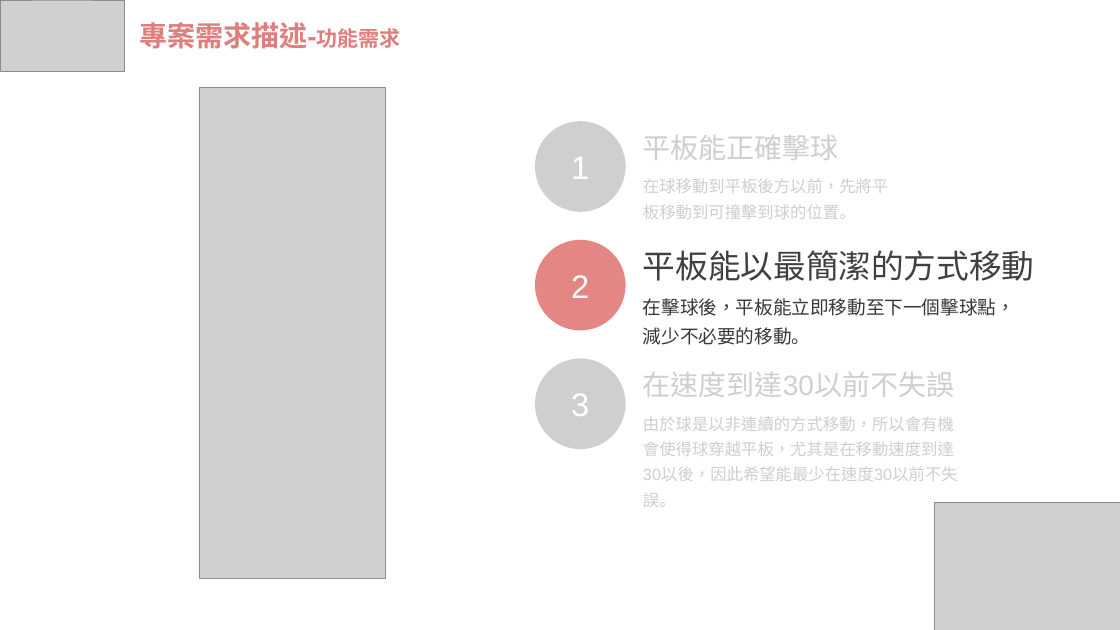
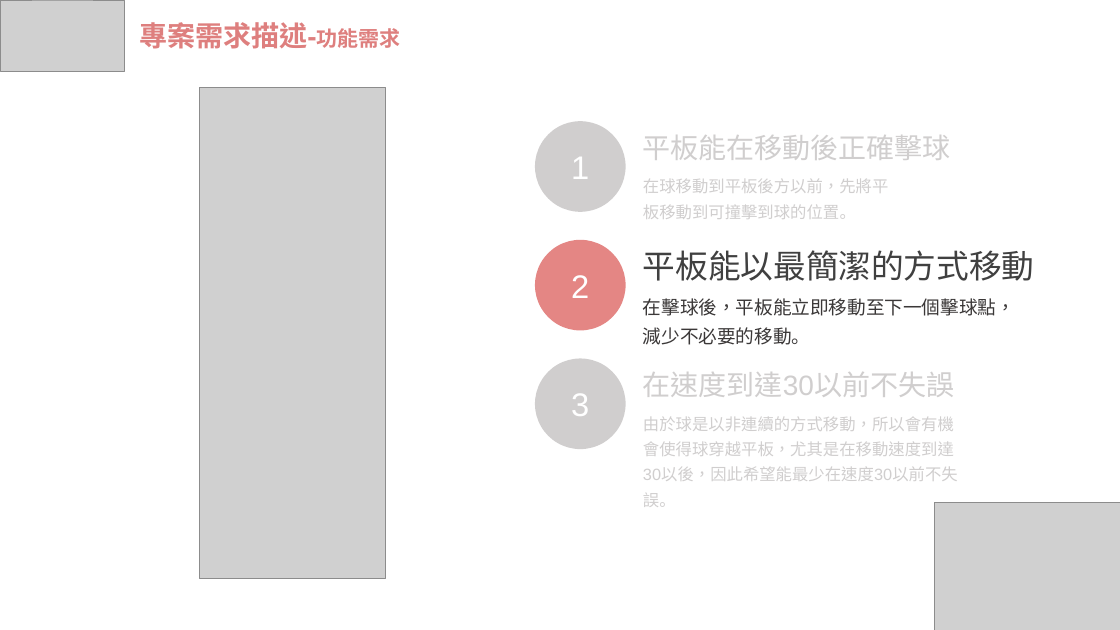
Before and after one commit to wasteee/-Machine-Learning-1081-0316-Project-HW6, a slide deck: slide 6 of ML_0552050_需求.pptx. Drawn at 1120x630 pixels with LibreOffice and Linux fonts; fonts in the diff are those of the drawing; grey boxes stand for pictures. Boxes give left, top, right and bottom in pixels: in the first picture for what was removed or moved away, otherwise in the second. Text is boxed around its words. In the diff, an @@ line names an element or a change of style, - is before the commit and + after.

```diff
--- a/ML_0552050_需求.pptx
+++ b/ML_0552050_需求.pptx
@@ text at bbox=[643, 135, 951, 160]: text changed @@
-平板能正確擊球
+平板能在移動後正確擊球
```
Also in this commit, not shown: 3 other slides changed, 1 slide added.
